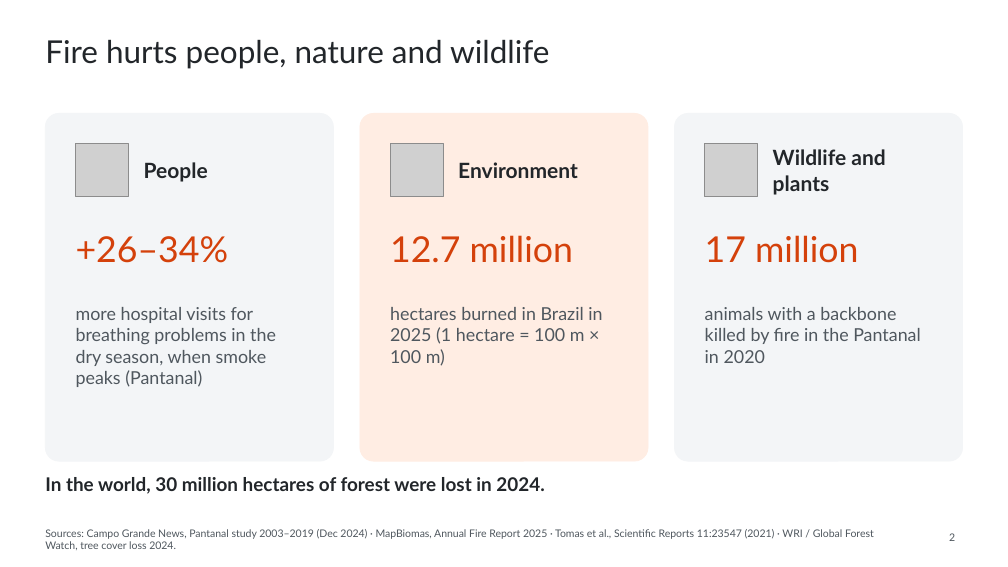
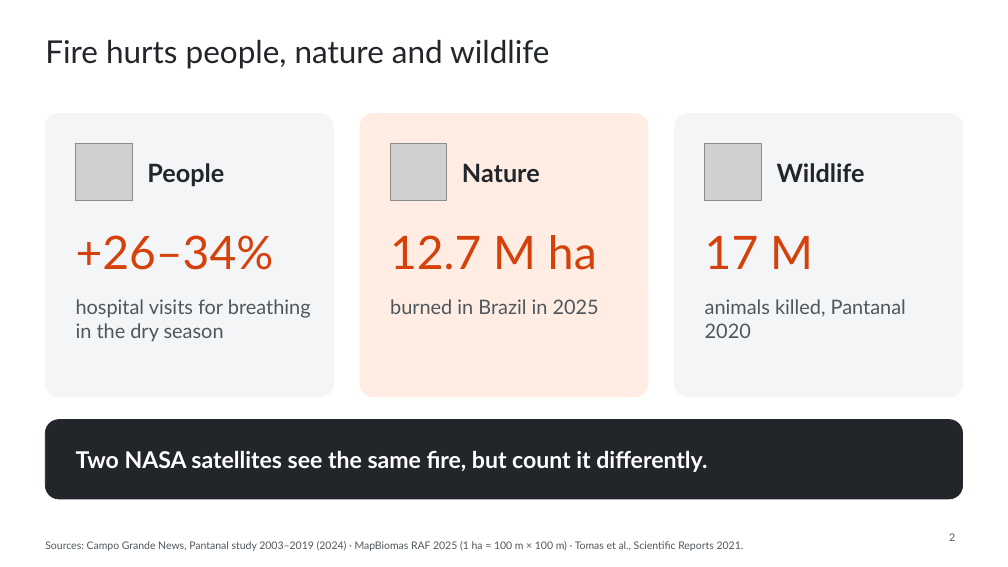
Before and after one commit to WednyFernandes/de-olho-no-fogo, a slide deck: slide 2 of public/apresentacao/de-olho-no-fogo-space-apps-2026-en.pptx. Drawn at 1008x567 pixels with LibreOffice and Linux fonts; fonts in the diff are those of the drawing; grey boxes stand for pictures. Boxes give left, top, right and bottom in pixels: in the first picture for what was removed or moved away, otherwise in the second. Text is boxed around its words. In the diff, an @@ line names an element or a change of style, - is before the commit and + after.

```diff
--- a/public/apresentacao/de-olho-no-fogo-space-apps-2026-en.pptx
+++ b/public/apresentacao/de-olho-no-fogo-space-apps-2026-en.pptx
@@ rounded rectangle: place and size @@
-rounded rectangle at <box>45,113,333,461</box>
+rounded rectangle at <box>45,113,333,397</box>
@@ rounded rectangle: place and size @@
-rounded rectangle at <box>360,113,648,461</box>
+rounded rectangle at <box>360,113,648,397</box>
@@ proportions changed in 3 elements at <box>45,113,333,397</box>, <box>360,113,648,397</box>, <box>675,113,963,397</box> @@
@@ rounded rectangle: place and size @@
-rounded rectangle at <box>675,113,963,461</box>
+rounded rectangle at <box>675,113,963,397</box>
@@ text "People" at <box>147,163,224,186</box>: size 20 to 24 pt @@
@@ picture: place and size @@
-picture at <box>390,144,443,197</box>
+picture at <box>390,144,447,200</box>
@@ text at <box>462,163,540,182</box>: text changed; size 20 to 24 pt @@
-Environment
+Nature
@@ text at <box>777,163,865,182</box>: text changed; size 20 to 24 pt @@
-Wildlife and plants
+Wildlife
@@ text "+26–34%" at <box>76,235,274,270</box>: size 34 to 44 pt @@
@@ text at <box>390,235,597,270</box>: text changed; size 34 to 44 pt @@
-12.7 million
+12.7 M ha
@@ text at <box>705,235,813,269</box>: text changed; size 34 to 44 pt @@
-17 million
+17 M
@@ text at <box>76,299,311,342</box>: text changed; size 17 to 19 pt @@
-more hospital visits for breathing problems in the dry season, when smoke peaks (Pantanal)
+hospital visits for breathing in the dry season
@@ text at <box>390,299,599,314</box>: text changed; size 17 to 19 pt @@
-hectares burned in Brazil in 2025 (1 hectare = 100 m × 100 m)
+burned in Brazil in 2025
@@ text at <box>705,299,906,338</box>: text changed; size 17 to 19 pt @@
-animals with a backbone killed by fire in the Pantanal in 2020
+animals killed, Pantanal 2020
@@ rounded rectangle added at <box>45,420,963,499</box>, fill #22262A, outline #22262A 0.75 pt @@
@@ text removed at <box>45,477,544,494</box> @@
-In the world, 30 million hectares of forest were lost in 2024.
@@ text added at <box>76,450,707,472</box>, 22 pt, text #FFFFFF, bold @@
+Two NASA satellites see the same fire, but count it differently.
@@ text at <box>45,541,744,551</box>: text changed @@
-Sources: Campo Grande News, Pantanal study 2003–2019 (Dec 2024) · MapBiomas, Annual Fire Report 2025 · Tomas et al., Scientific Reports 11:23547 (2021) · WRI / Global Forest Watch, tree cover loss 2024.
+Sources: Campo Grande News, Pantanal study 2003–2019 (2024) · MapBiomas RAF 2025 (1 ha = 100 m × 100 m) · Tomas et al., Scientific Reports 2021.
```
Also in this commit, not shown: 3 other slides changed, 3 slides added, 3 slides removed, 8 other files.
